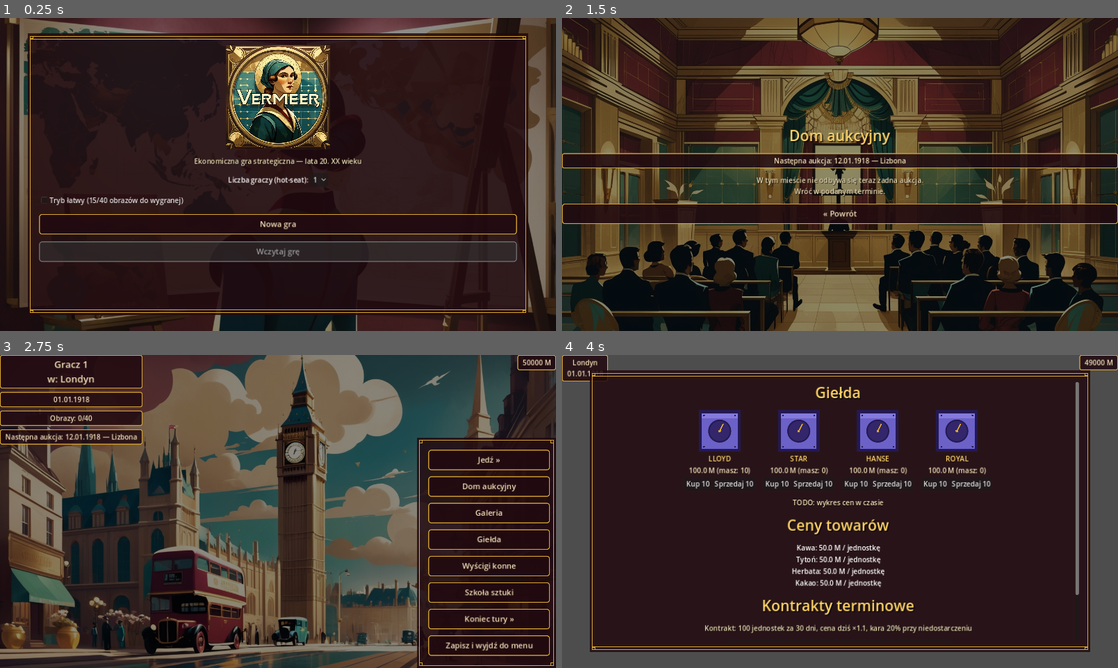
Above: before the commit, frames 1-4 (two rows, left to right).
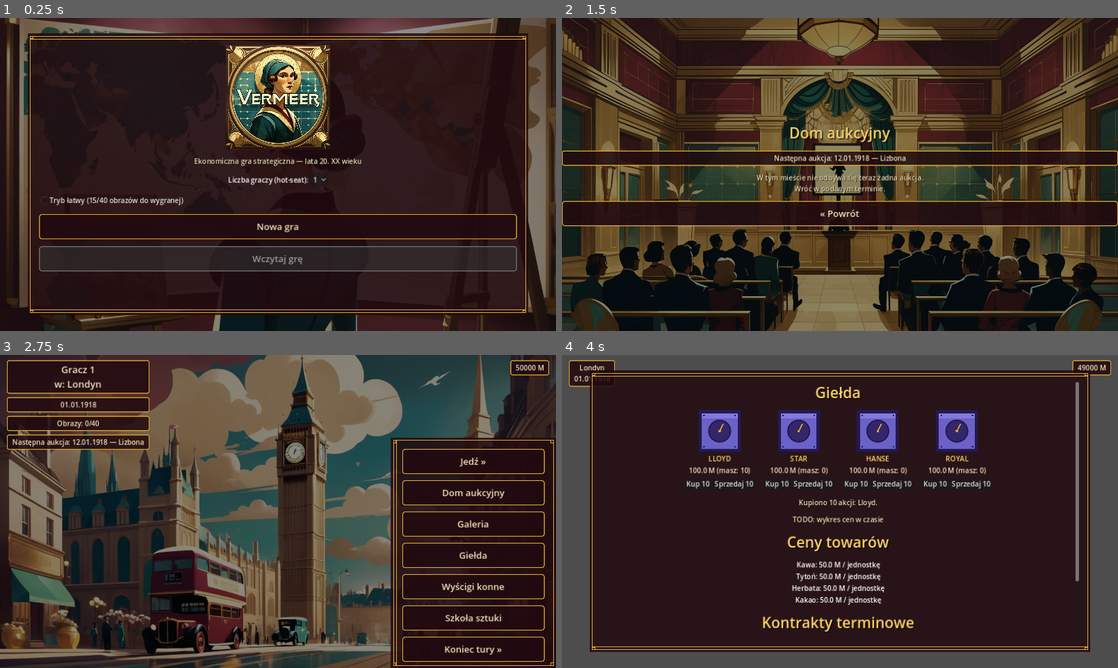
Above: after the commit, the same moments.

Repository: cinekm20/the-forger-retro-tycoon
Game: Godot game, scene res://scenes/main_menu/MainMenu.tscn
The game is run twice, just before and just after one commit, with the same random seed, the same clock (stepped at 60 frames per second) and the same inputs.
Inputs:
- Up to frame 1 (0.25 s): no input
- Up to frame 2 (1.5 s): click "Nowa gra" at 0.5 s; click "Dom aukcyjny" at 1.25 s
- Up to frame 3 (2.75 s): click "« Powrót" at 2 s
- Up to frame 4 (4 s): click "Giełda" at 2.75 s; click "Kup 10" at 3.5 s

The runs differ from the first frame. In frame 1, 2.2% of the frame differs, in the area x 7-93%, y 64-82%; in frame 2, 5.8%; in frame 3, 12%, in the area x 0-100%, y 0-100%; in frame 4, 4.9%.

Commit message:
Poprawki z feedbacku testera: plantacje, giełda, aukcje, przyciski
- Plantacje: pole robotników/uprawy teraz odczytuje faktyczny stan przy
  wejściu na ekran (wcześniej zawsze pokazywało 0/domyślną uprawę, mimo że
  dane były zapisane poprawnie) — dodana legenda siatki i widoczny wynik
  zbiorów.
- Giełda: widoczny komunikat po kupnie/sprzedaży akcji (wcześniej nieudana
  transakcja, np. za mało gotówki, nie dawała żadnej informacji, co
  wyglądało jak "stan pieniędzy się nie aktualizuje").
- Szkoła sztuki: jawnie napisane, że eksperckość wpływa na ostrzeżenia o
  podróbkach, NIE na szacowaną wartość obrazu.
- Aukcje: harmonogram sam się przekłada na nowy termin, jeśli poprzedni
  minął bez wizyty gracza (wcześniej wyświetlana data zostawała w
  przeszłości w nieskończoność).
- Dom aukcyjny: jawna zapowiedź "jeśli nikt Cię nie przebije — wygrywasz",
  żeby automatyczne rozstrzygnięcie po czasie nie wyglądało na błąd.
- Przyciski (cała gra) większe: 280x46/18px -> 320x58/21px, dopasowane
  szerokości paneli bocznych/dolnych.
- Skrzynki w rogach ekranu (gotówka itp.) odsunięte od samej krawędzi
  viewportu, żeby nie ucinały się na telefonach z zaokrąglonymi rogami.

Diff:
--- a/game/scenes/art_school/ArtSchool.gd
+++ b/game/scenes/art_school/ArtSchool.gd
@@ -39,6 +39,9 @@
 
 
 func _update_info() -> void:
-	info_label.text = "Eksperckość: %.0f%% | Gotówka: %.0f M | Data: %s" % [
+	## Jawnie wypisane, co eksperckość robi (a czego NIE robi) — tester
+	## zgłosił, że spodziewał się dokładniejszej szacowanej wartości obrazu
+	## podczas aukcji i nie widział różnicy, bo to nie jest jej działanie.
+	info_label.text = "Eksperckość: %.0f%% — zwiększa szansę na wczesne ostrzeżenie o podróbce w Domu aukcyjnym (NIE wpływa na szacowaną wartość obrazu)\nGotówka: %.0f M | Data: %s" % [
 		Paintings.expertise * 100.0, Economy.player_money, Calendar.get_date_string(),
 	]
--- a/game/scenes/auction_house/AuctionHouse.gd
+++ b/game/scenes/auction_house/AuctionHouse.gd
@@ -118,7 +118,7 @@
 	status_label = ScreenHelpers.make_label(root, "")
 	ScreenHelpers.make_back_button(root)
 
-	var action_root := ScreenHelpers.make_root_bottom(self, true, 340.0, true)
+	var action_root := ScreenHelpers.make_root_bottom(self, true, 380.0, true)
 	timer_label = ScreenHelpers.make_label(action_root, "")
 	timer_label.add_theme_color_override("font_color", ScreenHelpers.COLOR_GOLD_BRIGHT)
 
@@ -303,4 +303,11 @@
 	elif current_leader != "":
 		leader_text = AIPlayers.get_rival(current_leader)["name"]
 	bid_label.text = "Oferta: %.0f M\n(prowadzi: %s)" % [current_bid, leader_text]
+
+	## Jawna zapowiedź, co się stanie, gdy licznik dobiegnie końca — tester
+	## zgłosił, że wygrana po prostu "sama się" pojawiła bez ostrzeżenia, gdy
+	## tylko czekał (mechanika była zamierzona — czas, który mija bez reakcji
+	## rywali, oznacza wygraną — ale bez zapowiedzi wyglądała na błąd).
+	if current_leader == "player":
+		bid_label.text += "\nJeśli nikt Cię nie przebije do końca czasu — wygrywasz!"
 	money_label.text = "Gotówka: %.0f M" % Economy.player_money
--- a/game/scenes/hub/Hub.gd
+++ b/game/scenes/hub/Hub.gd
@@ -86,6 +86,13 @@
 func _build_top_row() -> HBoxContainer:
 	var row := HBoxContainer.new()
 	row.set_anchors_preset(Control.PRESET_FULL_RECT)
+	## Margines od krawędzi ekranu — bez niego skrzynka gotówki (prawy górny
+	## róg) leżała dosłownie na samej krawędzi viewportu, więc na telefonie
+	## z zaokrąglonymi rogami/notchem część liczby wypadała poza widoczny
+	## obszar (zgłoszone przez testera: "nie widać całej liczby").
+	row.offset_left = 16
+	row.offset_right = -16
+	row.offset_top = 12
 	row.mouse_filter = Control.MOUSE_FILTER_IGNORE
 	row.add_theme_constant_override("separation", 16)
 	add_child(row)
--- a/game/scenes/plantation/Plantation.gd
+++ b/game/scenes/plantation/Plantation.gd
@@ -8,6 +8,7 @@
 
 var grid_container: GridContainer
 var info_label: Label
+var harvest_status_label: Label
 var crop_option: OptionButton
 var worker_spin: SpinBox
 
@@ -16,6 +17,14 @@
 	var root := ScreenHelpers.make_root(self)
 	ScreenHelpers.make_title(root, "Plantacje")
 	ScreenHelpers.make_turn_indicator(root)
+
+	## Krótka legenda — bez tego nie było jasne, co robią pola siatki ani
+	## przyciski (zgłoszone przez testera: "nie bardzo wiadomo co tam robić").
+	ScreenHelpers.make_label(
+		root,
+		"~ rzeka (niedostępna) · + wolne pole (dotknij, by kupić) · ✓ Twoje pole (✓+ = przy rzece, większy plon)\n" +
+		"Wybierz uprawę i liczbę robotników, potem \"Zbierz plony\" (raz na jakiś czas) i wyślij do sprzedaży.",
+	)
 
 	var city_option := OptionButton.new()
 	for city_id in Cities.get_plantation_cities():
@@ -66,6 +75,8 @@
 	sell_btn.pressed.connect(_on_sell_pressed)
 	action_row.add_child(sell_btn)
 
+	harvest_status_label = ScreenHelpers.make_label(root, "")
+
 	ScreenHelpers.make_back_button(root)
 
 	if Cities.get_plantation_cities().size() > 0:
@@ -81,6 +92,21 @@
 			break
 	if plantation_index == -1:
 		plantation_index = PlayerPlantations.found_plantation(selected_city)
+
+	## Bez tego pola "Robotnicy"/"Uprawa" zawsze pokazywały wartość domyślną
+	## (0 / pierwsza uprawa) przy wejściu na ten ekran, niezależnie od tego,
+	## co faktycznie zapisano dla tej plantacji — tester zgłosił, że po
+	## powrocie z Hub liczba robotników "znowu wynosi 0", mimo że w danych
+	## gry nadal była zapamiętana poprawnie. set_value_no_signal/select() nie
+	## wywołują value_changed/item_selected, więc nie nadpisują tego, co
+	## właśnie odczytaliśmy.
+	var plantation: Dictionary = PlayerPlantations.plantations[plantation_index]
+	worker_spin.set_value_no_signal(plantation["workers"])
+	var crop_index: int = Crops.CROPS.find(plantation["crop"])
+	if crop_index != -1:
+		crop_option.select(crop_index)
+
+	harvest_status_label.text = ""
 	_rebuild_grid()
 	_update_info()
 
@@ -121,7 +147,15 @@
 
 
 func _on_harvest_pressed() -> void:
-	PlayerPlantations.harvest(plantation_index)
+	## Widoczna informacja o wyniku — wcześniej przycisk nic nie pokazywał,
+	## więc kliknięcie wyglądało, jakby nic się nie działo (zgłoszone przez
+	## testera), nawet gdy zbiory faktycznie się liczyły (albo świadomie
+	## wynosiły 0, bo od poprzednich zbiorów nie minął jeszcze żaden dzień).
+	var amount := PlayerPlantations.harvest(plantation_index)
+	if amount > 0:
+		harvest_status_label.text = "Zebrano: %d jednostek." % amount
+	else:
+		harvest_status_label.text = "Nic do zebrania — brak uprawy, robotników albo nie minął jeszcze czas od ostatnich zbiorów."
 	_update_info()
 
 
@@ -132,8 +166,12 @@
 
 func _update_info() -> void:
 	var plantation: Dictionary = PlayerPlantations.plantations[plantation_index]
-	info_label.text = "Gotówka: %.0f M | Pola: %d | Zboże w magazynie: %d" % [
+	var crop: String = plantation["crop"]
+	var crop_name: String = Crops.CROP_NAMES.get(crop, "brak") if crop != "" else "brak"
+	info_label.text = "Gotówka: %.0f M | Pola: %d | Uprawa: %s | Robotnicy: %d | Zboże w magazynie: %d" % [
 		Economy.player_money,
 		PlayerPlantations.get_owned_tile_count(plantation_index),
+		crop_name,
+		int(plantation["workers"]),
 		plantation["stored_goods"],
 	]
--- a/game/scenes/stock_market/StockMarket.gd
+++ b/game/scenes/stock_market/StockMarket.gd
@@ -10,6 +10,7 @@
 var contracts_label: Label
 var location_label: Label
 var money_label: Label
+var trade_status_label: Label
 
 
 ## Skrzynki lokalizacja/data (lewy górny róg) i gotówka (prawy górny róg)
@@ -34,6 +35,8 @@
 	rows_container.add_theme_constant_override("h_separation", 20)
 	rows_container.add_theme_constant_override("v_separation", 16)
 	root.add_child(rows_container)
+
+	trade_status_label = ScreenHelpers.make_label(root, "")
 
 	ScreenHelpers.make_label(root, "TODO: wykres cen w czasie")
 
@@ -114,14 +117,26 @@
 		btn_row.add_child(sell_btn)
 
 
+## Widoczna informacja o wyniku transakcji — wcześniej przycisk nic nie
+## pokazywał przy nieudanym zakupie (np. za mało gotówki), więc wyglądało to,
+## jakby stan gotówki "się nie aktualizował" (zgłoszone przez testera),
+## mimo że transakcja po prostu nie doszła do skutku.
 func _on_buy_pressed(company_id: String) -> void:
-	ShippingCompanies.buy_shares(company_id, 10)
+	var company_name: String = ShippingCompanies.COMPANIES[company_id]["name"]
+	if ShippingCompanies.buy_shares(company_id, 10):
+		trade_status_label.text = "Kupiono 10 akcji: %s." % company_name
+	else:
+		trade_status_label.text = "Za mało gotówki, żeby kupić 10 akcji: %s." % company_name
 	_rebuild_rows()
 	_update_info()
 
 
 func _on_sell_pressed(company_id: String) -> void:
-	ShippingCompanies.sell_shares(company_id, 10)
+	var company_name: String = ShippingCompanies.COMPANIES[company_id]["name"]
+	if ShippingCompanies.sell_shares(company_id, 10):
+		trade_status_label.text = "Sprzedano 10 akcji: %s." % company_name
+	else:
+		trade_status_label.text = "Nie masz 10 akcji, żeby sprzedać: %s." % company_name
 	_rebuild_rows()
 	_update_info()
 
--- a/game/scripts/autoload/Auctions.gd
+++ b/game/scripts/autoload/Auctions.gd
@@ -10,6 +10,14 @@
 const MIN_DAYS_AHEAD := 4
 const MAX_DAYS_AHEAD := 12
 
+## Ile dni po terminie aukcja jeszcze "czeka" (gdyby gracz akurat dojeżdżał),
+## zanim uznajemy ją za przegapioną i losujemy nowy termin automatycznie —
+## bez tego, jeśli gracz po prostu stał w miejscu i nie odwiedził miasta
+## aukcji, wyświetlana data następnej aukcji zostawała na zawsze w przeszłości
+## (zgłoszone przez testera: "aktualną datę mam np. 27 stycznia, a poniżej
+## informacja, że następna aukcja to 20 stycznia").
+const MISSED_GRACE_DAYS := 3
+
 var next_auction_city: String = ""
 var next_auction_day: int = 0
 
@@ -21,9 +29,19 @@
 var current_painting_number: int = -1
 
 
+func _ready() -> void:
+	Calendar.day_advanced.connect(_on_day_advanced)
+
+
 func reset_new_game() -> void:
 	current_painting_number = -1
 	_pick_new_schedule(0)
+
+
+func _on_day_advanced(_days_elapsed: int, current_day: int) -> void:
+	if next_auction_city != "" and current_day > next_auction_day + MISSED_GRACE_DAYS:
+		current_painting_number = -1
+		_pick_new_schedule(current_day)
 
 
 func _pick_new_schedule(from_day: int) -> void:
--- a/game/scripts/ui/screen_helpers.gd
+++ b/game/scripts/ui/screen_helpers.gd
@@ -31,7 +31,10 @@
 
 
 const MenuFrameScript := preload("res://scripts/ui/MenuFrame.gd")
-const SIDE_PANEL_WIDTH := 320.0
+## 380 (nie 320) — dopasowane do większych przycisków z make_button (320px
+## min. szerokości) + CONTENT_INSET_WITH_FRAME z obu stron, żeby przyciski
+## boczne (Hub.gd) mieściły się w panelu zamiast go rozpychać.
+const SIDE_PANEL_WIDTH := 380.0
 ## Odstęp treści od narysowanej krawędzi MenuFrame — patrz make_root_side.
 const CONTENT_INSET_WITH_FRAME := 26.0
 
@@ -313,6 +316,12 @@
 static func make_corner_status_row(parent: Control, left_text: String, right_text: String) -> Dictionary:
 	var row := HBoxContainer.new()
 	row.set_anchors_preset(Control.PRESET_FULL_RECT)
+	## Margines od krawędzi ekranu — patrz ten sam fix w Hub.gd _build_top_row
+	## (bez niego skrzynka w prawym rogu ucinała się na telefonach z
+	## zaokrąglonymi rogami/notchem).
+	row.offset_left = 16
+	row.offset_right = -16
+	row.offset_top = 12
 	row.mouse_filter = Control.MOUSE_FILTER_IGNORE
 	parent.add_child(row)
 
@@ -369,10 +378,10 @@
 	normal.border_color = COLOR_GOLD
 	normal.set_border_width_all(2)
 	normal.set_corner_radius_all(6)
-	normal.content_margin_left = 16
-	normal.content_margin_right = 16
-	normal.content_margin_top = 10
-	normal.content_margin_bottom = 10
+	normal.content_margin_left = 20
+	normal.content_margin_right = 20
+	normal.content_margin_top = 14
+	normal.content_margin_bottom = 14
 
 	var hover := normal.duplicate()
 	hover.bg_color = Color(0.28, 0.09, 0.13, 0.92)
@@ -395,13 +404,16 @@
 	btn.add_theme_color_override("font_hover_color", COLOR_GOLD_BRIGHT)
 	btn.add_theme_color_override("font_pressed_color", COLOR_GOLD_BRIGHT)
 	btn.add_theme_color_override("font_disabled_color", Color(0.6, 0.6, 0.6))
-	btn.add_theme_font_size_override("font_size", 18)
-
-
+	btn.add_theme_font_size_override("font_size", 21)
+
+
+## Rozmiar/czcionka podniesione z (280, 46)/18px — tester zgłosił, że
+## przyciski były za małe, mimo że na większości ekranów było sporo wolnego
+## miejsca dookoła nich.
 static func make_button(root: VBoxContainer, text: String, on_pressed: Callable) -> Button:
 	var btn := Button.new()
 	btn.text = text
-	btn.custom_minimum_size = Vector2(280, 46)
+	btn.custom_minimum_size = Vector2(320, 58)
 	btn.pressed.connect(on_pressed)
 	_style_button(btn)
 	root.add_child(btn)
